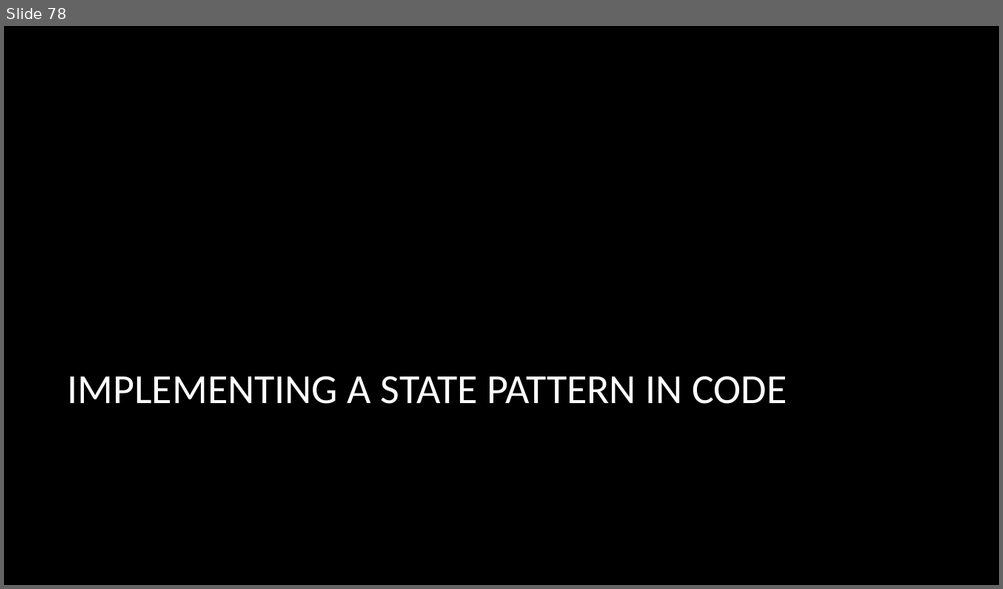
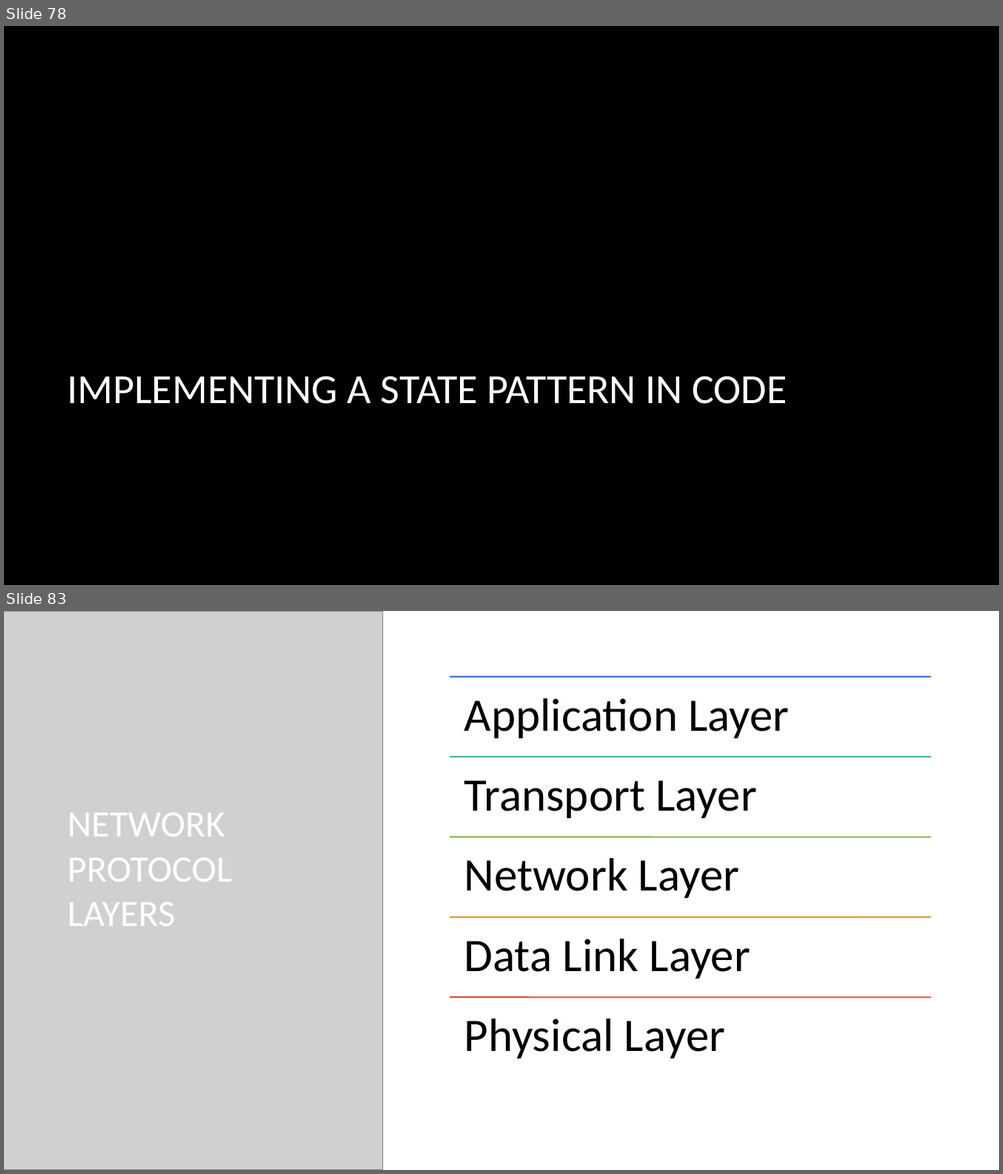
Before and after one commit to dundane/CSC360Demos, a slide deck: CSC360Demo/Design Patterns Slide Show.pptx. Shown one above the other, each under a label of ours: slide 78 before the commit, slides 78 and 83 after it; the slides between them are not shown. The pictures are 1003x589 and 1003x1174 pixels, drawn with LibreOffice and Linux fonts; fonts in the diff are those of the drawing; grey boxes stand for pictures; background and template pictures are left out. Boxes give left, top, right and bottom in pixels: in the first picture for what was removed or moved away, otherwise in the second. Text is boxed around its words. In the diff, an @@ line names an element or a change of style, - is before the commit and + after.

Commit message:
Added Strategy and Layering elements

```diff
--- a/CSC360Demo/Design Patterns Slide Show.pptx
+++ b/CSC360Demo/Design Patterns Slide Show.pptx
@@ slide 83 added at [4,611,999,1170], background picture (left out) @@
@@ picture added at [4,611,384,1170] @@
@@ picture added at [4,611,383,1170] @@
@@ rectangle added at [384,611,999,1170], fill #FFFFFF @@
@@ title added at [68,813,232,926], 36 pt, text #FFFFFF @@
+NETWORK PROTOCOL LAYERS
@@ group added at [450,677,930,1059]: 5 lines, 5 texts @@
+Application Layer
+Transport Layer
+Network Layer
+Data Link Layer
+Physical Layer
```
Also in this commit, not shown: 28 other slides added, 1 other file.
